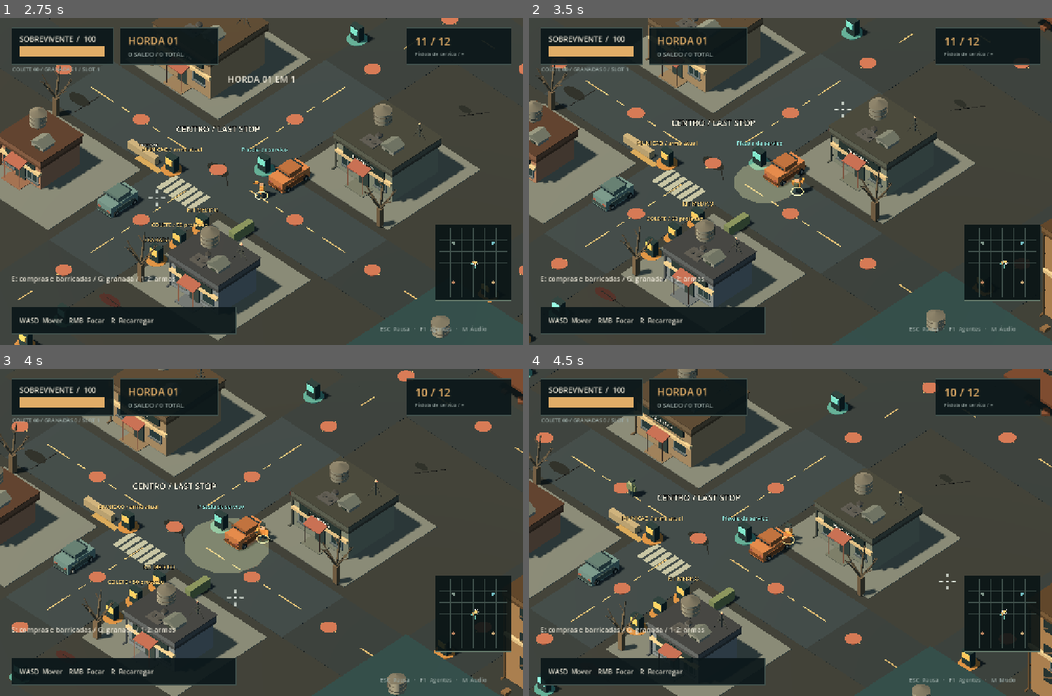
Above: before the commit, frames 1-4 (two rows, left to right).
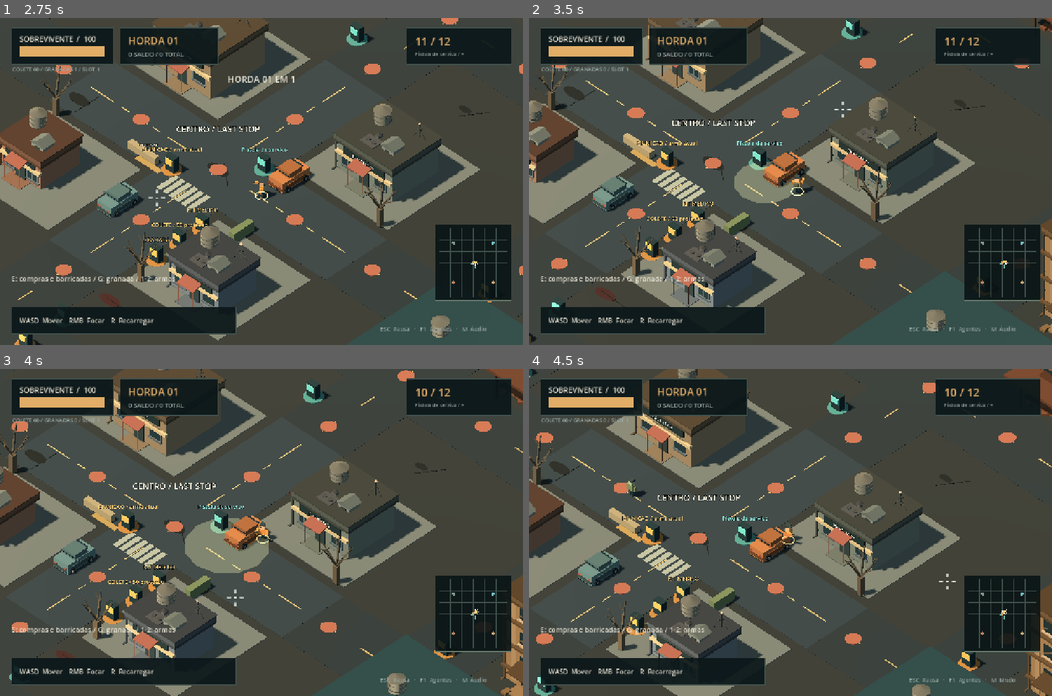
Above: after the commit, the same moments.

Repository: MarcoFilho1/NoSafeBlock
Game: Godot game, scene res://scenes/main.tscn
The game is run twice, just before and just after one commit, with the same random seed, the same clock (stepped at 60 frames per second) and the same inputs.
Inputs (mouse positions are in pixels of both pictures, inside the frame that each line leads up to):
- Up to frame 1 (2.75 s): click "INICIAR PARTIDA →" at 0.5 s; tap Enter at 1.25 s; move the mouse to (376, 165) at 1.27 s; hold D (move_right) 1.28-2.03 s; tap 1 at 1.35 s; click (376, 165) at 1.42 s; move the mouse to (156, 197) at 2.02 s; hold S (move_down) from 2.03 s (still down); tap 2 at 2.1 s
- Up to frame 2 (3.5 s): move the mouse to (842, 109) at 2.77 s; release S (move_down) at 2.78 s; hold D (move_right) from 2.78 s (still down); tap G at 2.85 s
- Up to frame 3 (4 s): move the mouse to (235, 597) at 3.52 s; release D (move_right) at 3.53 s; hold W (move_up) from 3.53 s (still down); tap E at 3.6 s; click (235, 597) at 3.67 s
- Up to frame 4 (4.5 s): move the mouse to (947, 581) at 4.27 s; release W (move_up) at 4.28 s; hold A (move_left) from 4.28 s (still down); tap M at 4.35 s

Frame 1 is identical in both runs. In frame 2, 0.2% of the frame differs, in the area x 96-100%, y 0-97%; in frame 3, 0.4%; in frame 4, 0.5%, in the area x 94-100%, y 0-100%.

Commit message:
feat: da fachada, telhado e cobertura aos quarteiroes da cidade
As torres eram caixas com janelas pintadas e os interiores terminavam em
uma laje lisa. A fachada ganha pilastras de altura inteira, cornija por
andar, peitoril em cada janela e uma loja no nivel da rua sob um toldo;
o telhado ganha platibanda, caixa d'agua, casa de maquinas com empena,
exaustor e mastro. Cada quarteirao varia por um indice deterministico:
engradados, antena parabolica ou escada de incendio.

O interior ganha pilastras rentes as paredes, cornija, clarabaia com
guarda-corpo, marquise na entrada e cobertura equipada. Tudo sem
colisao: o bake da NavMesh e as rotas ate os 11 interiores nao mudam.

Co-Authored-By: Claude Opus 5 <noreply@anthropic.com>

Diff:
--- a/src/world/city_buildings.gd
+++ b/src/world/city_buildings.gd
@@ -8,43 +8,118 @@
 	parent.add_child(building)
 	var size: Vector3 = data.size
 	var color: Color = data.color
-	if not data.enterable:
-		Props.building(building, Vector3.ZERO, size, color, data.kind)
-		for y in range(3, int(size.y), 3):
-			for x in [-6, -3, 0, 3, 6]:
-				Props.box(building, Vector3(1.4, 1.4, 0.06), Vector3(x, y, 8.54), Color("263738"))
-				if (x + y) % 3 == 0:
-					var board := Props.box(building, Vector3(1.6, 0.16, 0.1), Vector3(x, y, 8.6), Color("655a46"))
-					board.rotation.z = 0.5
+	# Deterministic per-block variation, so the skyline repeats less than the grid.
+	var variant: int = int(data.id.get_slice("_", 1))
+	if data.enterable:
+		interior(building, color, data.kind)
 	else:
-		Props.box(building, Vector3(17, 0.04, 17), Vector3(0, 0.04, 0), color.lightened(0.14))
-		for x in [-8.5, 8.5]:
-			Props.solid(building, Vector3(0.45, 4.5, 17), Vector3(x, 2.25, 0), color)
-		for z in [-8.5, 8.5]:
-			for x in [-5.0, 5.0]:
-				Props.solid(building, Vector3(7, 4.5, 0.45), Vector3(x, 2.25, z), color)
-			Props.box(building, Vector3(3, 0.45, 0.5), Vector3(0, 4.3, z), color)
-		var roof := Props.box(building, Vector3(17.8, 0.3, 17.8), Vector3(0, 4.6, 0), color.darkened(0.5))
-		roof.set_meta("roof", true)
-		for x in [-5, 5]:
-			Props.solid(building, Vector3(2, 0.8, 3), Vector3(x, 0.4, 2), Color("514b41"))
-			Props.box(building, Vector3(2.1, 0.12, 3.1), Vector3(x, 0.85, 2), color.lightened(0.15))
-		Props.sign_text(building, data.kind, Vector3(0, 3.5, 8.8), 48)
-		Props.box(building, Vector3(2.8, 0.12, 0.12), Vector3(0, 2.7, -8.1), Color("edba68"))
+		tower(building, size, color, data.kind, variant)
 	for i in range(4):
-		var debris := Props.box(building, Vector3(0.6 + i * 0.13, 0.3, 0.8), Vector3(-7 + i * 2, 0.15, 10), color.darkened(0.2))
+		var debris := Props.detail(Props.box(building, Vector3(0.6 + i * 0.13, 0.3, 0.8), Vector3(-7 + i * 2, 0.15, 10), color.darkened(0.2)))
 		debris.rotation.y = i * 0.7
 	if data.kind == "ARMAZEM":
 		for x in [-4, 0, 4]:
 			Props.box(building, Vector3(2.8, 2.8, 2.2), Vector3(x, 1.4, -10), color.darkened(0.1))
+			Props.detail(Props.wedge(building, Vector3(3.0, 0.7, 2.4), Vector3(x, 3.15, -10), color.darkened(0.35)))
 	elif data.kind == "MOTEL":
 		Props.box(building, Vector3(18, 0.3, 3), Vector3(0, 3, 10), color.darkened(0.3))
+		for x in [-7.0, -2.5, 2.5, 7.0]:
+			Props.detail(Props.beam(building, Vector3(x, 0, 11.3), Vector3(x, 3, 11.3), 0.16, color.darkened(0.45)))
 	elif data.kind == "LABORATORIO":
-		Props.cylinder(building, 1.2, 4, Vector3(-5, 2, -10), Color("556a6b"))
-		Props.cylinder(building, 1.2, 4, Vector3(5, 2, -10), Color("556a6b"))
+		for x in [-5, 5]:
+			Props.cylinder(building, 1.2, 4, Vector3(x, 2, -10), Color("556a6b"))
+			Props.detail(Props.cone(building, 1.3, 0.9, Vector3(x, 4.4, -10), Color("47595b"), 12))
+			for band in [1.0, 3.0]:
+				Props.detail(Props.ring(building, 1.18, 1.32, Vector3(x, band, -10), Color("3e4f51")))
+		Props.detail(Props.beam(building, Vector3(-5, 3.4, -10), Vector3(5, 3.4, -10), 0.18, Color("46585a")))
 	elif data.kind == "DELEGACIA":
 		Props.box(building, Vector3(3, 0.3, 0.35), Vector3(0, 3, 9), Color("af695b"))
+		for x in [-1.1, 1.1]:
+			var beacon := Props.detail(Props.cylinder(building, 0.22, 0.3, Vector3(x, 3.35, 9), Color("d4604f"), 8))
+			beacon.material_override = Props.material(Color("d4604f"), true)
 	return building
+
+static func tower(building: Node3D, size: Vector3, color: Color, kind: String, variant: int) -> void:
+	## Windowless slabs became a banded facade: pilasters split the front into
+	## bays, a cornice closes every floor, and the street level is a real shopfront.
+	Props.building(building, Vector3.ZERO, size, color, kind, false)
+	var face: float = 8.54
+	for x in [-7.5, -4.5, -1.5, 1.5, 4.5, 7.5]:
+		Props.detail(Props.box(building, Vector3(0.55, size.y - 0.7, 0.35), Vector3(x, size.y / 2.0, 8.4), color.lightened(0.08)))
+	for y in range(3, int(size.y), 3):
+		Props.detail(Props.box(building, Vector3(size.x + 0.7, 0.24, size.z + 0.7), Vector3(0, y - 1.35, 0), color.darkened(0.35)))
+		for x in [-6, -3, 0, 3, 6]:
+			Props.detail(Props.box(building, Vector3(1.4, 1.4, 0.06), Vector3(x, y, face), Color("263738")))
+			Props.detail(Props.box(building, Vector3(1.7, 0.12, 0.3), Vector3(x, y - 0.78, face + 0.08), color.lightened(0.2)))
+			if (x + y) % 3 == 0:
+				var board := Props.detail(Props.box(building, Vector3(1.6, 0.16, 0.1), Vector3(x, y, face + 0.06), Color("655a46")))
+				board.rotation.z = 0.5
+	Props.detail(Props.box(building, Vector3(13.0, 2.2, 0.3), Vector3(0, 1.5, 8.42), Color("22302f")))
+	for x in [-4.4, 0.0, 4.4]:
+		Props.detail(Props.box(building, Vector3(0.45, 2.4, 0.5), Vector3(x, 1.45, 8.5), color.darkened(0.2)))
+	var awning := Props.detail(Props.box(building, Vector3(13.4, 0.16, 1.9), Vector3(0, 3.05, 9.35), color.darkened(0.45)))
+	awning.rotation.x = 0.26
+	Props.detail(Props.box(building, Vector3(14.0, 0.18, 1.6), Vector3(0, 0.09, 9.2), color.darkened(0.1)))
+	roof_extras(building, size, color, variant)
+
+static func roof_extras(building: Node3D, size: Vector3, color: Color, variant: int) -> void:
+	## The free corners of the roof, dressed differently per block.
+	if variant % 2 == 0:
+		for i in range(3):
+			Props.detail(Props.box(building, Vector3(1.1, 0.9, 1.1), Vector3(-6.2 + i * 1.3, size.y + 0.9, -6.4 + i * 0.7), color.darkened(0.1)))
+	if variant % 4 == 0:
+		var mount := Vector3(-6.0, size.y + 0.15, 6.0)
+		Props.detail(Props.beam(building, mount, mount + Vector3(0, 0.9, 0), 0.12, Color("4a5450")))
+		var dish := Props.detail(Props.cone(building, 0.85, 0.55, mount + Vector3(0, 1.2, 0), Color("8a918a"), 12))
+		dish.rotation.x = 2.3
+		Props.detail(Props.box(building, Vector3(0.18, 0.18, 0.5), mount + Vector3(0, 1.05, 0.55), Color("3f4844")))
+	if variant % 3 == 1:
+		Props.fire_escape(building, Vector3(-8.4, 0, 0), maxi(2, mini(4, int(size.y / 3.0))), Color("4a5450"))
+
+static func interior(building: Node3D, color: Color, kind: String) -> void:
+	Props.box(building, Vector3(17, 0.04, 17), Vector3(0, 0.04, 0), color.lightened(0.14))
+	# Joint lines break up a 17 m slab without adding anything to walk around.
+	for i in [-6.0, -2.0, 2.0, 6.0]:
+		Props.detail(Props.box(building, Vector3(16.6, 0.03, 0.08), Vector3(0, 0.07, i), color.darkened(0.18)))
+		Props.detail(Props.box(building, Vector3(0.08, 0.03, 16.6), Vector3(i, 0.07, 0), color.darkened(0.18)))
+	for x in [-8.5, 8.5]:
+		Props.solid(building, Vector3(0.45, 4.5, 17), Vector3(x, 2.25, 0), color)
+	for z in [-8.5, 8.5]:
+		for x in [-5.0, 5.0]:
+			Props.solid(building, Vector3(7, 4.5, 0.45), Vector3(x, 2.25, z), color)
+		Props.box(building, Vector3(3, 0.45, 0.5), Vector3(0, 4.3, z), color)
+	# Pilasters and a cornice give the walls depth; both sit flush, so the
+	# navigation bake and the routes through the doors are unchanged.
+	for x in [-8.15, 8.15]:
+		for z in [-6.0, 0.0, 6.0]:
+			Props.detail(Props.box(building, Vector3(0.35, 4.3, 0.9), Vector3(x, 2.15, z), color.lightened(0.1)))
+	for x in [-8.45, 8.45]:
+		Props.detail(Props.box(building, Vector3(0.5, 0.3, 17.4), Vector3(x, 4.2, 0), color.darkened(0.3)))
+	for z in [-8.45, 8.45]:
+		Props.detail(Props.box(building, Vector3(17.4, 0.3, 0.5), Vector3(0, 4.2, z), color.darkened(0.3)))
+	var roof := Props.box(building, Vector3(17.8, 0.3, 17.8), Vector3(0, 4.6, 0), color.darkened(0.5))
+	roof.set_meta("roof", true)
+	Props.parapet(building, Vector3(17.8, 0.7, 17.8), Vector3(0, 5.05, 0), 0.3, color.darkened(0.35))
+	Props.detail(Props.box(building, Vector3(3.4, 0.16, 3.4), Vector3(-3.5, 4.82, -3.5), Color("3c4f52")))
+	for i in [-0.9, 0.0, 0.9]:
+		Props.detail(Props.box(building, Vector3(3.5, 0.2, 0.14), Vector3(-3.5, 4.88, -3.5 + i), color.darkened(0.2)))
+	# A guardrail around the skylight: visible from the camera, out of play.
+	Props.fence(building, Vector3(-5.6, 4.75, -1.4), Vector3(-1.4, 4.75, -1.4), color.darkened(0.45), 1.05)
+	Props.fence(building, Vector3(-1.4, 4.75, -1.4), Vector3(-1.4, 4.75, -5.6), color.darkened(0.45), 1.05)
+	Props.roof_vent(building, Vector3(4.2, 4.75, 2.6), color.darkened(0.25))
+	Props.water_tank(building, Vector3(4.6, 4.75, -4.6), 0.8, 1.2, Color("7c8073"))
+	Props.detail(Props.box(building, Vector3(1.8, 1.2, 1.6), Vector3(-1.5, 5.35, 5.2), color.darkened(0.15)))
+	Props.detail(Props.wedge(building, Vector3(2.1, 0.55, 1.8), Vector3(-1.5, 6.22, 5.2), color.darkened(0.4)))
+	for x in [-5, 5]:
+		Props.solid(building, Vector3(2, 0.8, 3), Vector3(x, 0.4, 2), Color("514b41"))
+		Props.box(building, Vector3(2.1, 0.12, 3.1), Vector3(x, 0.85, 2), color.lightened(0.15))
+	Props.sign_text(building, kind, Vector3(0, 3.5, 8.8), 48)
+	Props.box(building, Vector3(2.8, 0.12, 0.12), Vector3(0, 2.7, -8.1), Color("edba68"))
+	# A canopy marks the street entrance from across the block.
+	var canopy := Props.detail(Props.box(building, Vector3(4.4, 0.14, 1.7), Vector3(0, 3.3, 9.4), Color("8c5b4c")))
+	canopy.rotation.x = -0.26
+	for x in [-2.0, 2.0]:
+		Props.detail(Props.box(building, Vector3(0.22, 3.2, 0.22), Vector3(x, 1.6, 8.75), Color("6d5346")))
 
 static func set_occluded(building: Node3D, value: bool) -> void:
 	for node in building.find_children("*", "MeshInstance3D", true, false):
